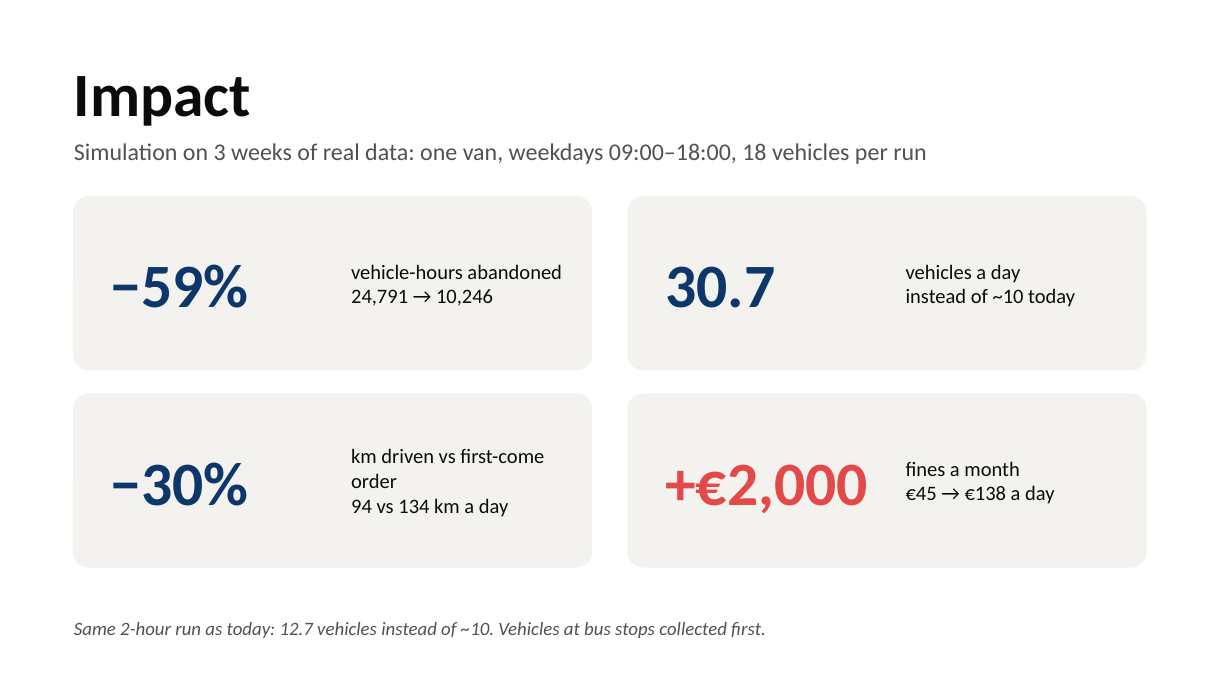
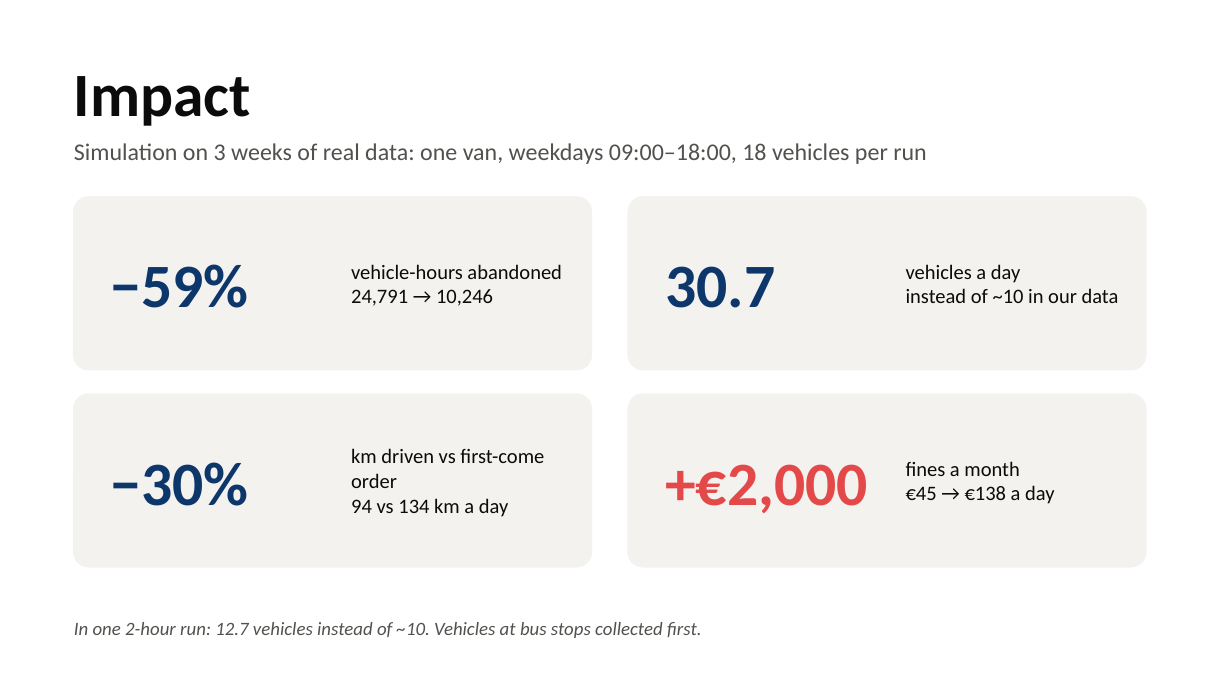
Before and after one commit to Artem-Tkachev/cascais-sweep, a slide deck: slide 7 of presentation/Cascais_Sweep.pptx. Drawn at 1232x693 pixels with LibreOffice and Linux fonts; fonts in the diff are those of the drawing. Boxes give left, top, right and bottom in pixels: in the first picture for what was removed or moved away, otherwise in the second. Text is boxed around its words. In the diff, an @@ line names an element or a change of style, - is before the commit and + after.

Commit message:
feat: update README and presentation materials with new data and insights; enhance live.js and collection.js for better vehicle tracking and display

```diff
--- a/presentation/Cascais_Sweep.pptx
+++ b/presentation/Cascais_Sweep.pptx
@@ text at bbox=[906, 288, 1119, 303]: text changed @@
-instead of ~10 today
+instead of ~10 in our data
@@ text at bbox=[74, 622, 702, 638]: text changed @@
-Same 2-hour run as today: 12.7 vehicles instead of ~10. Vehicles at bus stops collected first.
+In one 2-hour run: 12.7 vehicles instead of ~10. Vehicles at bus stops collected first.
```
Also in this commit, not shown: 2 other slides changed, 5 other files.
